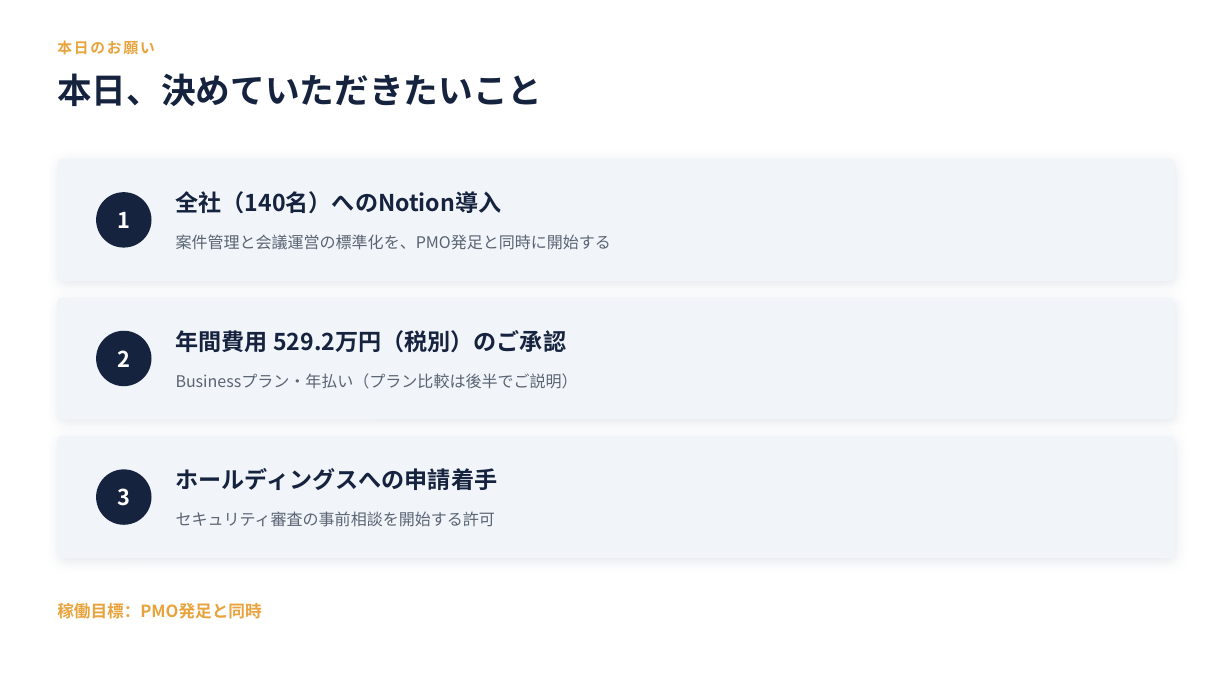
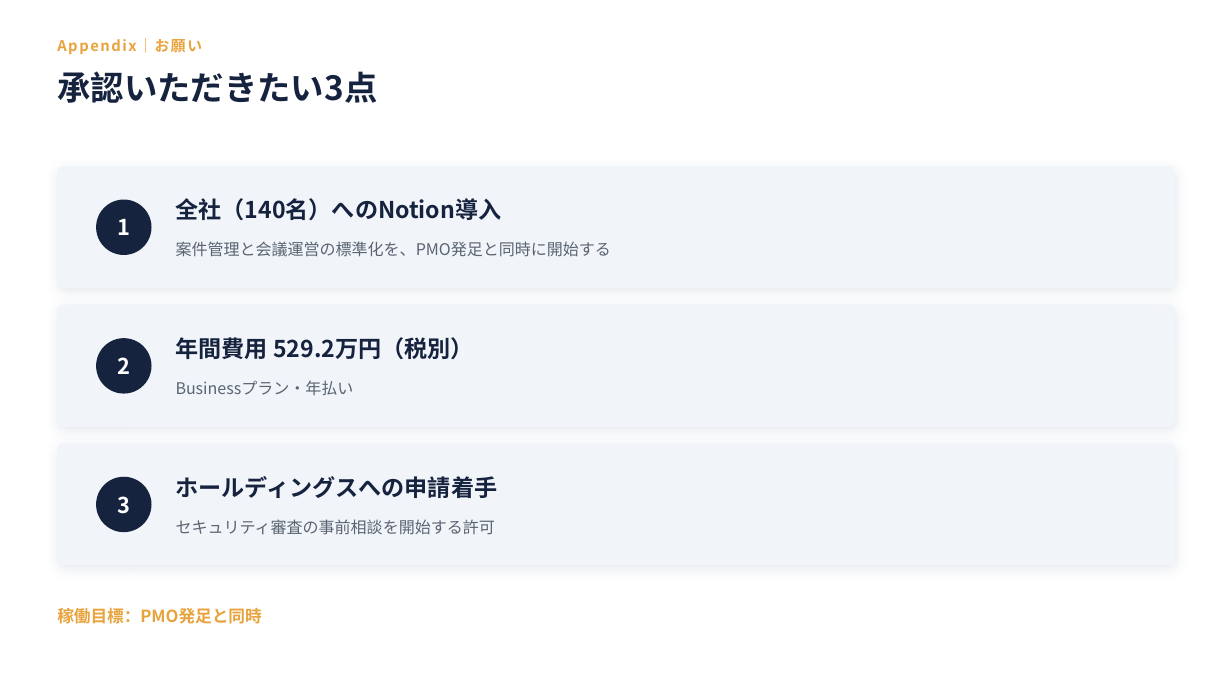
Before and after one commit to nii-d/claude-test, a slide deck: slide 22 of slides/notion-proposal.pptx (slide 2 before the commit). Drawn at 1232x693 pixels with LibreOffice and Linux fonts; fonts in the diff are those of the drawing. Boxes give left, top, right and bottom in pixels: in the first picture for what was removed or moved away, otherwise in the second. Text is boxed around its words. In the diff, an @@ line names an element or a change of style, - is before the commit and + after.

```diff
--- a/slides/notion-proposal.pptx
+++ b/slides/notion-proposal.pptx
@@ text at box(57, 36, 202, 55): text changed @@
-本日のお願い
+Appendix｜お願い
@@ text at box(57, 71, 377, 103): text changed; size 27 to 26 pt @@
-本日、決めていただきたいこと
+承認いただきたい3点
@@ text at box(176, 337, 474, 359): text changed @@
-年間費用 529.2万円（税別）のご承認
+年間費用 529.2万円（税別）
@@ text at box(176, 380, 354, 395): text changed @@
-Businessプラン・年払い（プラン比較は後半でご説明）
+Businessプラン・年払い
@@ 2 texts, 1 ellipse, 1 rounded rectangle: place and size @@
-2 texts, 1 ellipse, 1 rounded rectangle at box(57, 192, 1175, 558)
+2 texts, 1 ellipse, 1 rounded rectangle at box(57, 200, 1175, 566)
@@ 6 texts, 2 rounded rectangles, 2 ellipses: place and size @@
-6 texts, 2 rounded rectangles, 2 ellipses at box(57, 159, 1175, 619)
+6 texts, 2 rounded rectangles, 2 ellipses at box(57, 166, 1175, 624)
```
Also in this commit, not shown: 14 other slides changed, 6 slides added, 11 slides removed, 3 other files.
